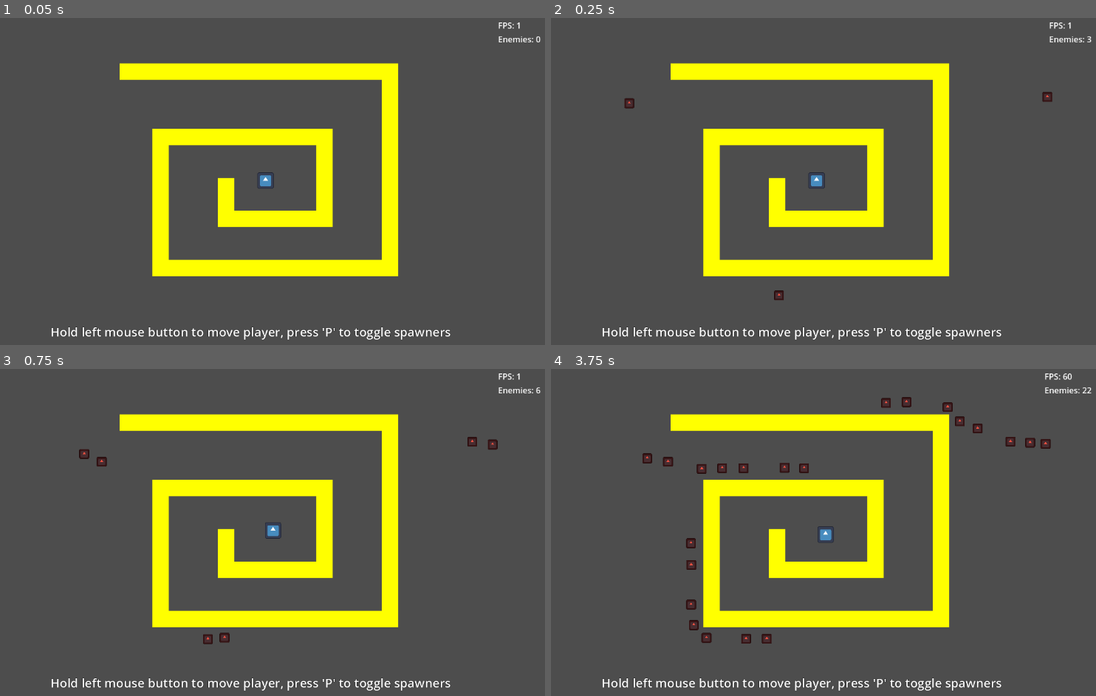
Above: before the commit, frames 1-4 (two rows, left to right).
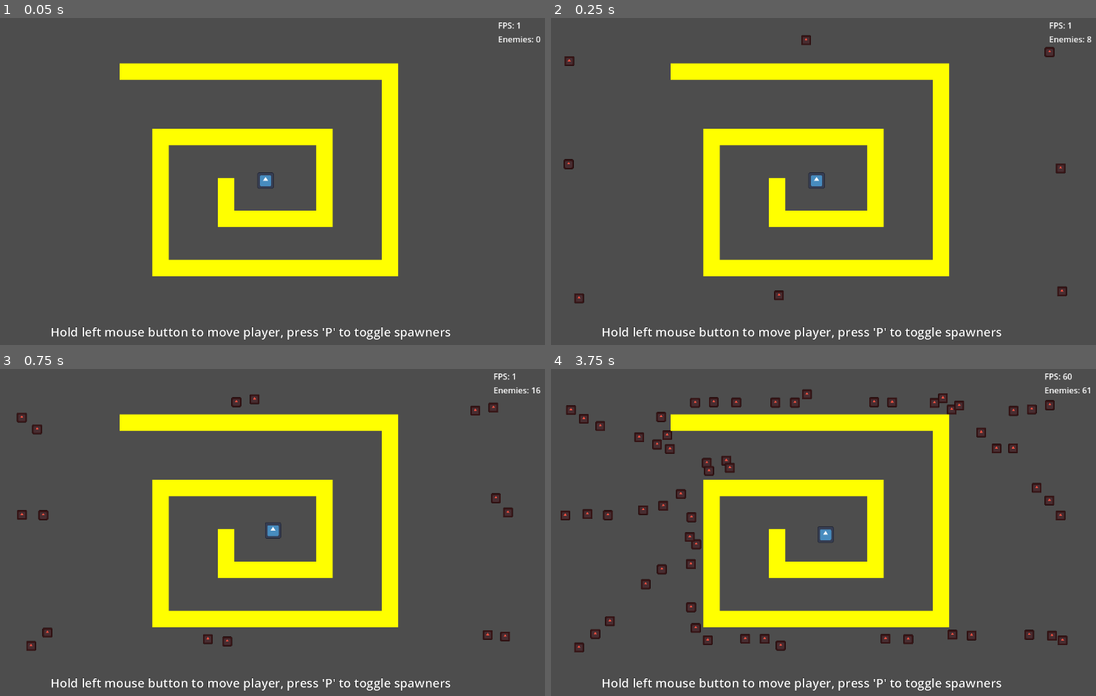
Above: after the commit, the same moments.

Repository: Griiimon/Manymies
Game: Godot game, scene res://main_raycasting.tscn
Same seed, same stepped clock (60 frames per second), same inputs: the game is played once before the commit and once after it. The engine's default icon, where the game draws it, is replaced by a stand-in: a white triangle on a blue panel in a dark square.
Inputs (mouse positions are in pixels of both pictures, inside the frame that each line leads up to):
- Up to frame 1 (0.05 s): no input
- Up to frame 2 (0.25 s): no input
- Up to frame 3 (0.75 s): tap P (pause_spawner) at 0.5 s; move the mouse to (381, 512) at 0.52 s; click (381, 512) at 0.67 s
- Up to frame 4 (3.75 s): tap P (pause_spawner) every 0.75 s from 1.25 to 3.5 s; move the mouse to (681, 548) at 1.27 s; click (681, 548) at 1.42 s; move the mouse to (861, 457) at 2.02 s; click (861, 457) at 2.17 s; move the mouse to (774, 597) at 2.77 s; click (774, 597) at 2.92 s; move the mouse to (976, 581) at 3.52 s; click (976, 581) at 3.67 s

Frame 1 is identical in both runs. In frame 2, 0.5% of the frame differs, in the area x 2-100%, y 5-88%; in frame 3, 1.2%; in frame 4, 3.9%, in the area x 1-100%, y 5-87%.

Commit message:
more spawners

Diff:
--- a/main_raycasting.tscn
+++ b/main_raycasting.tscn
@@ -24,20 +24,58 @@
 player_speed = 1.0
 
 [node name="Enemy Spawner" parent="." instance=ExtResource("3_v8eyl")]
-position = Vector2(231, 174)
+position = Vector2(106, 83)
 enemy_scene = ExtResource("4_vw8ob")
+spawn_interval = 0.05
 wait_for_empty_space = true
 empty_radius = 12.0
 
 [node name="Enemy Spawner2" parent="." instance=ExtResource("3_v8eyl")]
-position = Vector2(1058, 174)
+position = Vector2(1058, 62)
 enemy_scene = ExtResource("4_vw8ob")
+spawn_interval = 0.05
 wait_for_empty_space = true
 empty_radius = 12.0
 
 [node name="Enemy Spawner3" parent="." instance=ExtResource("3_v8eyl")]
 position = Vector2(528, 559)
 enemy_scene = ExtResource("4_vw8ob")
+spawn_interval = 0.05
+wait_for_empty_space = true
+empty_radius = 12.0
+
+[node name="Enemy Spawner4" parent="." instance=ExtResource("3_v8eyl")]
+position = Vector2(132, 559)
+enemy_scene = ExtResource("4_vw8ob")
+spawn_interval = 0.05
+wait_for_empty_space = true
+empty_radius = 12.0
+
+[node name="Enemy Spawner5" parent="." instance=ExtResource("3_v8eyl")]
+position = Vector2(1082, 559)
+enemy_scene = ExtResource("4_vw8ob")
+spawn_interval = 0.05
+wait_for_empty_space = true
+empty_radius = 12.0
+
+[node name="Enemy Spawner6" parent="." instance=ExtResource("3_v8eyl")]
+position = Vector2(1078, 312)
+enemy_scene = ExtResource("4_vw8ob")
+spawn_interval = 0.05
+wait_for_empty_space = true
+empty_radius = 12.0
+
+[node name="Enemy Spawner7" parent="." instance=ExtResource("3_v8eyl")]
+position = Vector2(111, 293)
+enemy_scene = ExtResource("4_vw8ob")
+spawn_interval = 0.05
+wait_for_empty_space = true
+empty_radius = 12.0
+
+[node name="Enemy Spawner8" parent="." instance=ExtResource("3_v8eyl")]
+position = Vector2(581, 40)
+enemy_scene = ExtResource("4_vw8ob")
+spawn_interval = 0.05
 wait_for_empty_space = true
 empty_radius = 12.0
 
@@ -51,8 +89,84 @@
 
 [node name="Pathfinding" type="Node" parent="."]
 script = ExtResource("7_tn3yg")
+NUM_SEARCHES_PER_FRAME = 20
 
 [node name="Timer Update" type="Timer" parent="Pathfinding"]
+wait_time = 0.5
 autostart = true
 
+[connection signal="area_entered" from="TileMapLayer Obstacles/Tilemap Area Obstacle" to="TileMapLayer Obstacles/Tilemap Area Obstacle" method="_on_area_entered"]
+[connection signal="area_entered" from="TileMapLayer Obstacles/@Area2D@62379" to="TileMapLayer Obstacles/@Area2D@62379" method="_on_area_entered"]
+[connection signal="area_entered" from="TileMapLayer Obstacles/@Area2D@62380" to="TileMapLayer Obstacles/@Area2D@62380" method="_on_area_entered"]
+[connection signal="area_entered" from="TileMapLayer Obstacles/@Area2D@62381" to="TileMapLayer Obstacles/@Area2D@62381" method="_on_area_entered"]
+[connection signal="area_entered" from="TileMapLayer Obstacles/@Area2D@62382" to="TileMapLayer Obstacles/@Area2D@62382" method="_on_area_entered"]
+[connection signal="area_entered" from="TileMapLayer Obstacles/@Area2D@62383" to="TileMapLayer Obstacles/@Area2D@62383" method="_on_area_entered"]
+[connection signal="area_entered" from="TileMapLayer Obstacles/@Area2D@62384" to="TileMapLayer Obstacles/@Area2D@62384" method="_on_area_entered"]
+[connection signal="area_entered" from="TileMapLayer Obstacles/@Area2D@62385" to="TileMapLayer Obstacles/@Area2D@62385" method="_on_area_entered"]
+[connection signal="area_entered" from="TileMapLayer Obstacles/@Area2D@62386" to="TileMapLayer Obstacles/@Area2D@62386" method="_on_area_entered"]
+[connection signal="area_entered" from="TileMapLayer Obstacles/@Area2D@62387" to="TileMapLayer Obstacles/@Area2D@62387" method="_on_area_entered"]
+[connection signal="area_entered" from="TileMapLayer Obstacles/@Area2D@62388" to="TileMapLayer Obstacles/@Area2D@62388" method="_on_area_entered"]
+[connection signal="area_entered" from="TileMapLayer Obstacles/@Area2D@62389" to="TileMapLayer Obstacles/@Area2D@62389" method="_on_area_entered"]
+[connection signal="area_entered" from="TileMapLayer Obstacles/@Area2D@62390" to="TileMapLayer Obstacles/@Area2D@62390" method="_on_area_entered"]
+[connection signal="area_entered" from="TileMapLayer Obstacles/@Area2D@62391" to="TileMapLayer Obstacles/@Area2D@62391" method="_on_area_entered"]
+[connection signal="area_entered" from="TileMapLayer Obstacles/@Area2D@62392" to="TileMapLayer Obstacles/@Area2D@62392" method="_on_area_entered"]
+[connection signal="area_entered" from="TileMapLayer Obstacles/@Area2D@62393" to="TileMapLayer Obstacles/@Area2D@62393" method="_on_area_entered"]
+[connection signal="area_entered" from="TileMapLayer Obstacles/@Area2D@62394" to="TileMapLayer Obstacles/@Area2D@62394" method="_on_area_entered"]
+[connection signal="area_entered" from="TileMapLayer Obstacles/@Area2D@62395" to="TileMapLayer Obstacles/@Area2D@62395" method="_on_area_entered"]
+[connection signal="area_entered" from="TileMapLayer Obstacles/@Area2D@62396" to="TileMapLayer Obstacles/@Area2D@62396" method="_on_area_entered"]
+[connection signal="area_entered" from="TileMapLayer Obstacles/@Area2D@62397" to="TileMapLayer Obstacles/@Area2D@62397" method="_on_area_entered"]
+[connection signal="area_entered" from="TileMapLayer Obstacles/@Area2D@62398" to="TileMapLayer Obstacles/@Area2D@62398" method="_on_area_entered"]
+[connection signal="area_entered" from="TileMapLayer Obstacles/@Area2D@62399" to="TileMapLayer Obstacles/@Area2D@62399" method="_on_area_entered"]
+[connection signal="area_entered" from="TileMapLayer Obstacles/@Area2D@62400" to="TileMapLayer Obstacles/@Area2D@62400" method="_on_area_entered"]
+[connection signal="area_entered" from="TileMapLayer Obstacles/@Area2D@62401" to="TileMapLayer Obstacles/@Area2D@62401" method="_on_area_entered"]
+[connection signal="area_entered" from="TileMapLayer Obstacles/@Area2D@62402" to="TileMapLayer Obstacles/@Area2D@62402" method="_on_area_entered"]
+[connection signal="area_entered" from="TileMapLayer Obstacles/@Area2D@62403" to="TileMapLayer Obstacles/@Area2D@62403" method="_on_area_entered"]
+[connection signal="area_entered" from="TileMapLayer Obstacles/@Area2D@62404" to="TileMapLayer Obstacles/@Area2D@62404" method="_on_area_entered"]
+[connection signal="area_entered" from="TileMapLayer Obstacles/@Area2D@62405" to="TileMapLayer Obstacles/@Area2D@62405" method="_on_area_entered"]
+[connection signal="area_entered" from="TileMapLayer Obstacles/@Area2D@62406" to="TileMapLayer Obstacles/@Area2D@62406" method="_on_area_entered"]
+[connection signal="area_entered" from="TileMapLayer Obstacles/@Area2D@62407" to="TileMapLayer Obstacles/@Area2D@62407" method="_on_area_entered"]
+[connection signal="area_entered" from="TileMapLayer Obstacles/@Area2D@62408" to="TileMapLayer Obstacles/@Area2D@62408" method="_on_area_entered"]
+[connection signal="area_entered" from="TileMapLayer Obstacles/@Area2D@62409" to="TileMapLayer Obstacles/@Area2D@62409" method="_on_area_entered"]
+[connection signal="area_entered" from="TileMapLayer Obstacles/@Area2D@62410" to="TileMapLayer Obstacles/@Area2D@62410" method="_on_area_entered"]
+[connection signal="area_entered" from="TileMapLayer Obstacles/@Area2D@62411" to="TileMapLayer Obstacles/@Area2D@62411" method="_on_area_entered"]
+[connection signal="area_entered" from="TileMapLayer Obstacles/@Area2D@62412" to="TileMapLayer Obstacles/@Area2D@62412" method="_on_area_entered"]
+[connection signal="area_entered" from="TileMapLayer Obstacles/@Area2D@62413" to="TileMapLayer Obstacles/@Area2D@62413" method="_on_area_entered"]
+[connection signal="area_entered" from="TileMapLayer Obstacles/@Area2D@62414" to="TileMapLayer Obstacles/@Area2D@62414" method="_on_area_entered"]
+[connection signal="area_entered" from="TileMapLayer Obstacles/@Area2D@62415" to="TileMapLayer Obstacles/@Area2D@62415" method="_on_area_entered"]
+[connection signal="area_entered" from="TileMapLayer Obstacles/@Area2D@62416" to="TileMapLayer Obstacles/@Area2D@62416" method="_on_area_entered"]
+[connection signal="area_entered" from="TileMapLayer Obstacles/@Area2D@62417" to="TileMapLayer Obstacles/@Area2D@62417" method="_on_area_entered"]
+[connection signal="area_entered" from="TileMapLayer Obstacles/@Area2D@62418" to="TileMapLayer Obstacles/@Area2D@62418" method="_on_area_entered"]
+[connection signal="area_entered" from="TileMapLayer Obstacles/@Area2D@62419" to="TileMapLayer Obstacles/@Area2D@62419" method="_on_area_entered"]
+[connection signal="area_entered" from="TileMapLayer Obstacles/@Area2D@62420" to="TileMapLayer Obstacles/@Area2D@62420" method="_on_area_entered"]
+[connection signal="area_entered" from="TileMapLayer Obstacles/@Area2D@62421" to="TileMapLayer Obstacles/@Area2D@62421" method="_on_area_entered"]
+[connection signal="area_entered" from="TileMapLayer Obstacles/@Area2D@62422" to="TileMapLayer Obstacles/@Area2D@62422" method="_on_area_entered"]
+[connection signal="area_entered" from="TileMapLayer Obstacles/@Area2D@62423" to="TileMapLayer Obstacles/@Area2D@62423" method="_on_area_entered"]
+[connection signal="area_entered" from="TileMapLayer Obstacles/@Area2D@62424" to="TileMapLayer Obstacles/@Area2D@62424" method="_on_area_entered"]
+[connection signal="area_entered" from="TileMapLayer Obstacles/@Area2D@62425" to="TileMapLayer Obstacles/@Area2D@62425" method="_on_area_entered"]
+[connection signal="area_entered" from="TileMapLayer Obstacles/@Area2D@62426" to="TileMapLayer Obstacles/@Area2D@62426" method="_on_area_entered"]
+[connection signal="area_entered" from="TileMapLayer Obstacles/@Area2D@62427" to="TileMapLayer Obstacles/@Area2D@62427" method="_on_area_entered"]
+[connection signal="area_entered" from="TileMapLayer Obstacles/@Area2D@62428" to="TileMapLayer Obstacles/@Area2D@62428" method="_on_area_entered"]
+[connection signal="area_entered" from="TileMapLayer Obstacles/@Area2D@62429" to="TileMapLayer Obstacles/@Area2D@62429" method="_on_area_entered"]
+[connection signal="area_entered" from="TileMapLayer Obstacles/@Area2D@62430" to="TileMapLayer Obstacles/@Area2D@62430" method="_on_area_entered"]
+[connection signal="area_entered" from="TileMapLayer Obstacles/@Area2D@62431" to="TileMapLayer Obstacles/@Area2D@62431" method="_on_area_entered"]
+[connection signal="area_entered" from="TileMapLayer Obstacles/@Area2D@62432" to="TileMapLayer Obstacles/@Area2D@62432" method="_on_area_entered"]
+[connection signal="area_entered" from="TileMapLayer Obstacles/@Area2D@62433" to="TileMapLayer Obstacles/@Area2D@62433" method="_on_area_entered"]
+[connection signal="area_entered" from="TileMapLayer Obstacles/@Area2D@62434" to="TileMapLayer Obstacles/@Area2D@62434" method="_on_area_entered"]
+[connection signal="area_entered" from="TileMapLayer Obstacles/@Area2D@62435" to="TileMapLayer Obstacles/@Area2D@62435" method="_on_area_entered"]
+[connection signal="area_entered" from="TileMapLayer Obstacles/@Area2D@62436" to="TileMapLayer Obstacles/@Area2D@62436" method="_on_area_entered"]
+[connection signal="area_entered" from="TileMapLayer Obstacles/@Area2D@62437" to="TileMapLayer Obstacles/@Area2D@62437" method="_on_area_entered"]
+[connection signal="area_entered" from="TileMapLayer Obstacles/@Area2D@62438" to="TileMapLayer Obstacles/@Area2D@62438" method="_on_area_entered"]
+[connection signal="area_entered" from="TileMapLayer Obstacles/@Area2D@62439" to="TileMapLayer Obstacles/@Area2D@62439" method="_on_area_entered"]
+[connection signal="area_entered" from="TileMapLayer Obstacles/@Area2D@62440" to="TileMapLayer Obstacles/@Area2D@62440" method="_on_area_entered"]
+[connection signal="area_entered" from="TileMapLayer Obstacles/@Area2D@62441" to="TileMapLayer Obstacles/@Area2D@62441" method="_on_area_entered"]
+[connection signal="area_entered" from="TileMapLayer Obstacles/@Area2D@62442" to="TileMapLayer Obstacles/@Area2D@62442" method="_on_area_entered"]
+[connection signal="area_entered" from="TileMapLayer Obstacles/@Area2D@62443" to="TileMapLayer Obstacles/@Area2D@62443" method="_on_area_entered"]
+[connection signal="area_entered" from="TileMapLayer Obstacles/@Area2D@62444" to="TileMapLayer Obstacles/@Area2D@62444" method="_on_area_entered"]
+[connection signal="area_entered" from="TileMapLayer Obstacles/@Area2D@62445" to="TileMapLayer Obstacles/@Area2D@62445" method="_on_area_entered"]
+[connection signal="area_entered" from="TileMapLayer Obstacles/@Area2D@62446" to="TileMapLayer Obstacles/@Area2D@62446" method="_on_area_entered"]
+[connection signal="area_entered" from="TileMapLayer Obstacles/@Area2D@62447" to="TileMapLayer Obstacles/@Area2D@62447" method="_on_area_entered"]
+[connection signal="area_entered" from="TileMapLayer Obstacles/@Area2D@62448" to="TileMapLayer Obstacles/@Area2D@62448" method="_on_area_entered"]
+[connection signal="area_entered" from="TileMapLayer Obstacles/@Area2D@62449" to="TileMapLayer Obstacles/@Area2D@62449" method="_on_area_entered"]
+[connection signal="area_entered" from="TileMapLayer Obstacles/@Area2D@62450" to="TileMapLayer Obstacles/@Area2D@62450" method="_on_area_entered"]
+[connection signal="area_entered" from="TileMapLayer Obstacles/@Area2D@62451" to="TileMapLayer Obstacles/@Area2D@62451" method="_on_area_entered"]
 [connection signal="timeout" from="Pathfinding/Timer Update" to="." method="update_pathfinder"]
